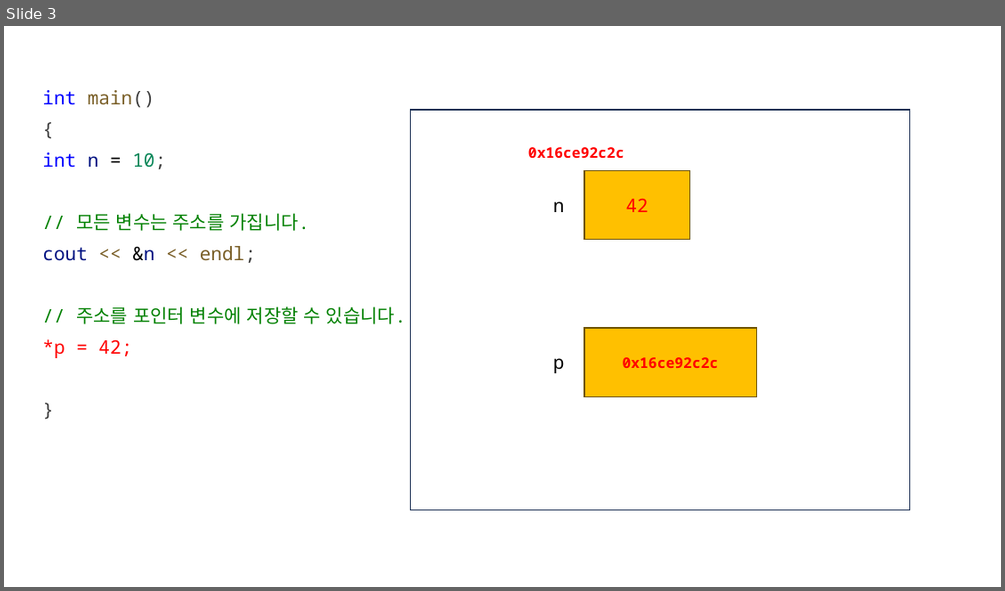
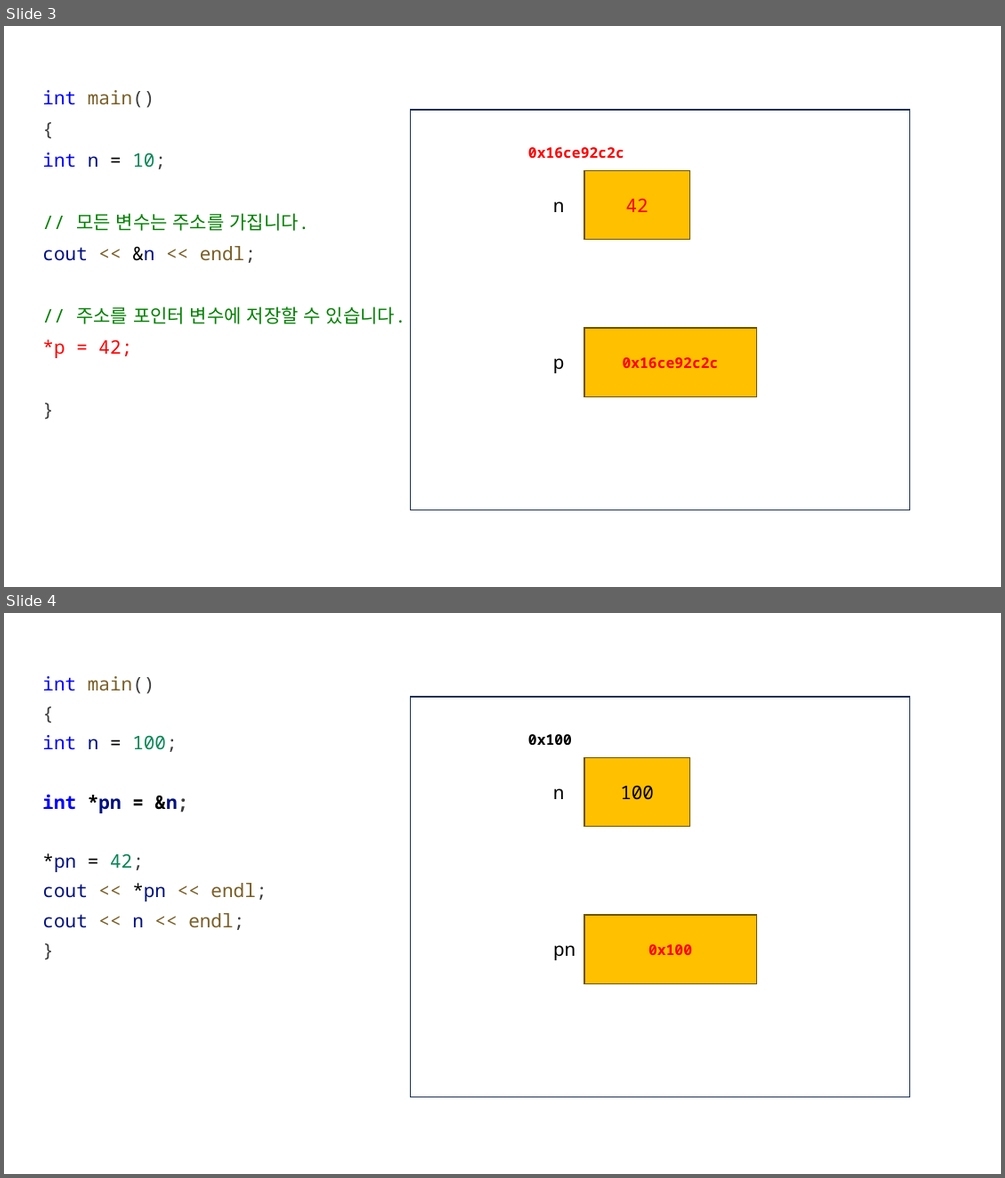
Before and after one commit to yoondev-classroom/cpp_250512, a slide deck: cpp_250512.pptx. Shown one above the other, each under a label of ours: slide 3 before the commit, slides 3 and 4 after it. The pictures are 1005x591 and 1005x1178 pixels, drawn with LibreOffice and Linux fonts; fonts in the diff are those of the drawing. Boxes give left, top, right and bottom in pixels: in the first picture for what was removed or moved away, otherwise in the second. Text is boxed around its words. In the diff, an @@ line names an element or a change of style, - is before the commit and + after.

```diff
--- a/cpp_250512.pptx
+++ b/cpp_250512.pptx
@@ slide 4 added at [4, 613, 1001, 1174], background #FFFFFF @@
@@ text added at [42, 676, 267, 930], 18 pt, text #795E26 @@
+int main()
+{
+int n = 100;
+int *pn = &n;
+*pn = 42;
+cout << *pn << endl;
+cout << n << endl;
+}
@@ rectangle added at [410, 697, 909, 1097], fill #FFFFFF, outline #1E3256 1 pt @@
@@ text added at [528, 734, 572, 745], 14 pt, text #000000, bold @@
+0x100
@@ rectangle added at [584, 757, 689, 826], fill #FFC000, outline #705400 1 pt, 18 pt, text #000000 @@
+100
@@ text added at [553, 788, 565, 799], 18 pt, text #000000 @@
+n
@@ rectangle added at [584, 915, 756, 984], fill #FFC000, outline #705400 1 pt, 14 pt, text #FF0000, bold @@
+0x100
@@ text added at [553, 945, 575, 960], 18 pt, text #000000 @@
+pn
```
Also in this commit, not shown: 4 other slides added, 3 other files.
